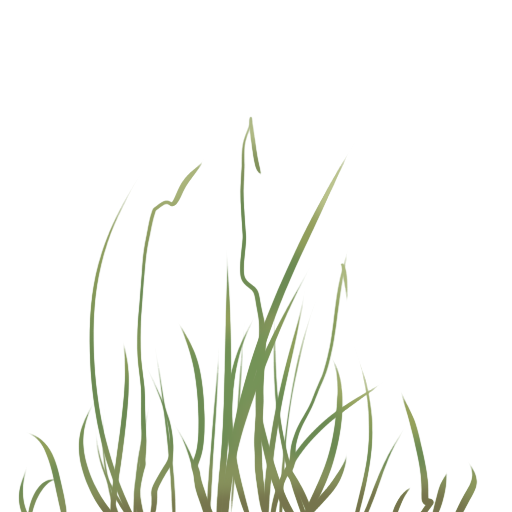
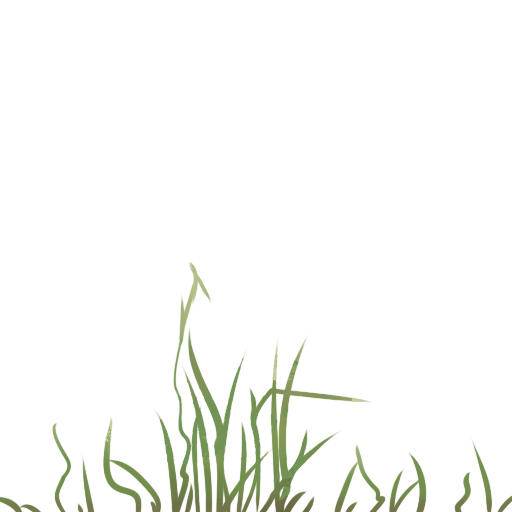
Two versions of the same layered image (w=512, h=512). Layer-by-layer changes:
added layer "Ebene 2" in group "Gruppe 1" over 0, 240, 512, 512
hid "Ebene 1", painted on it over 18, 116, 478, 512